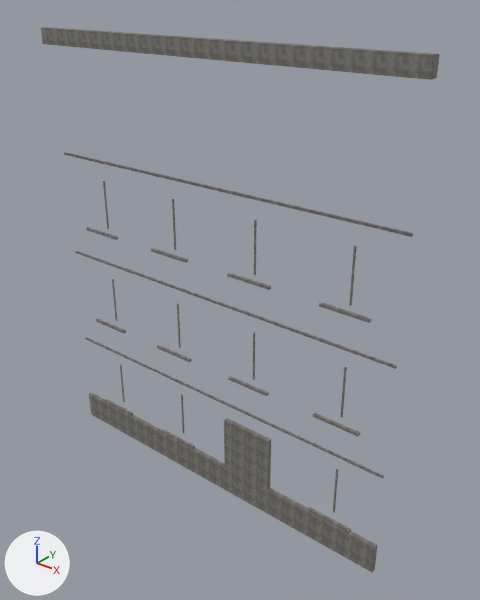
Renders of the OBJ model resources/blender/zombie_street/Street_BlockL0_Trim.obj from each side of a commit.
The view is the same before and after, from a camera (50 mm lens) standing at (10.87, -12.23, 13.75) and looking at (0.72, 0.45, 5.88). Every picture has the same lights, and +X, +Y and +Z are marked at lower left. The first picture is the older version. Where no turn or scale is listed for an object, it has been applied to the vertices.

In view in the first picture: 'Street_BlockL0_Trim'.
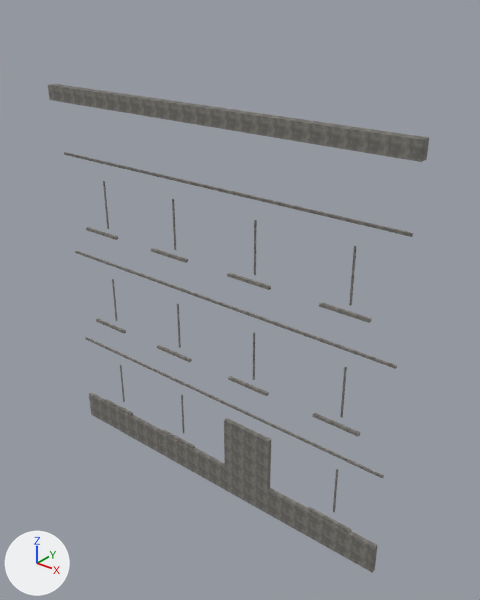
What the commit changed:
me_street_blockl0_trim is used by ob_street_blockl0_trim; location (0.0, 0.0, 0.0).
me_street_blockl0_trim had 224 vertices, 336 faces and spanned x -5.7..5.7, y -0.26..0.23, z -0.4..12.5.
me_street_blockl0_trim now has 224 vertices, 336 faces and spans x -5.7..5.7, y -0.26..0.23, z -0.4..11.0.
me_street_blockl0_trim part 1: the loose piece of 8 vertices spanning x -5.7..5.7, y -0.26..0.0, z 12.08..12.5 is moved by (0.0, 0.0, -1.5).

Pixel boxes [x1, y1, x2, y2] of what changed, in the pictures (480 x 600 px; the box of a moved part takes in the faces that stretch with it):
'Street_BlockL0_Trim', reshaped (10% shorter): before [41, 27, 440, 573]; after [48, 84, 429, 573]
part 1 of me_street_blockl0_trim, moved or reshaped: before [41, 27, 440, 80]; after [48, 84, 429, 162]
